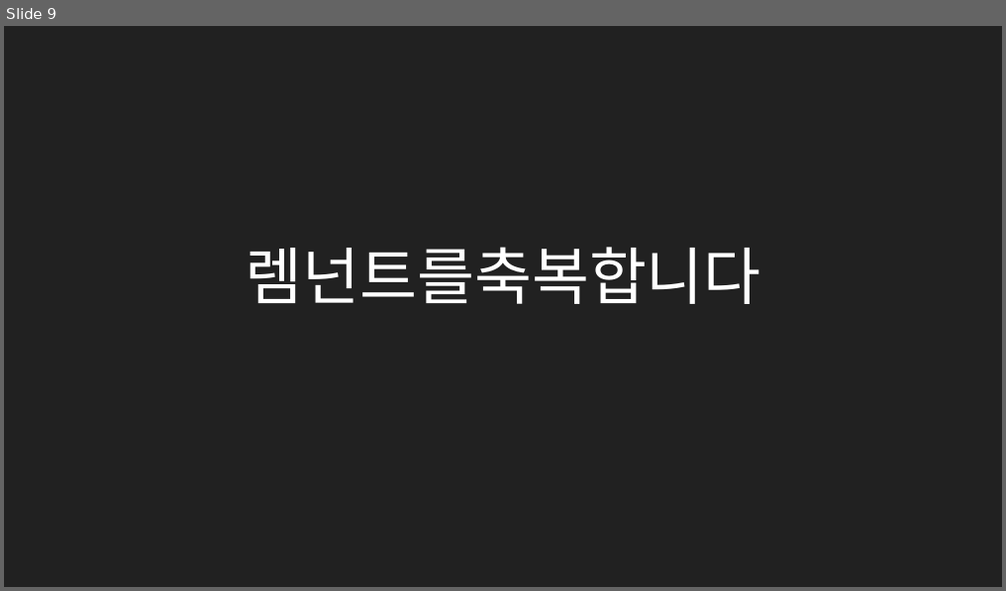
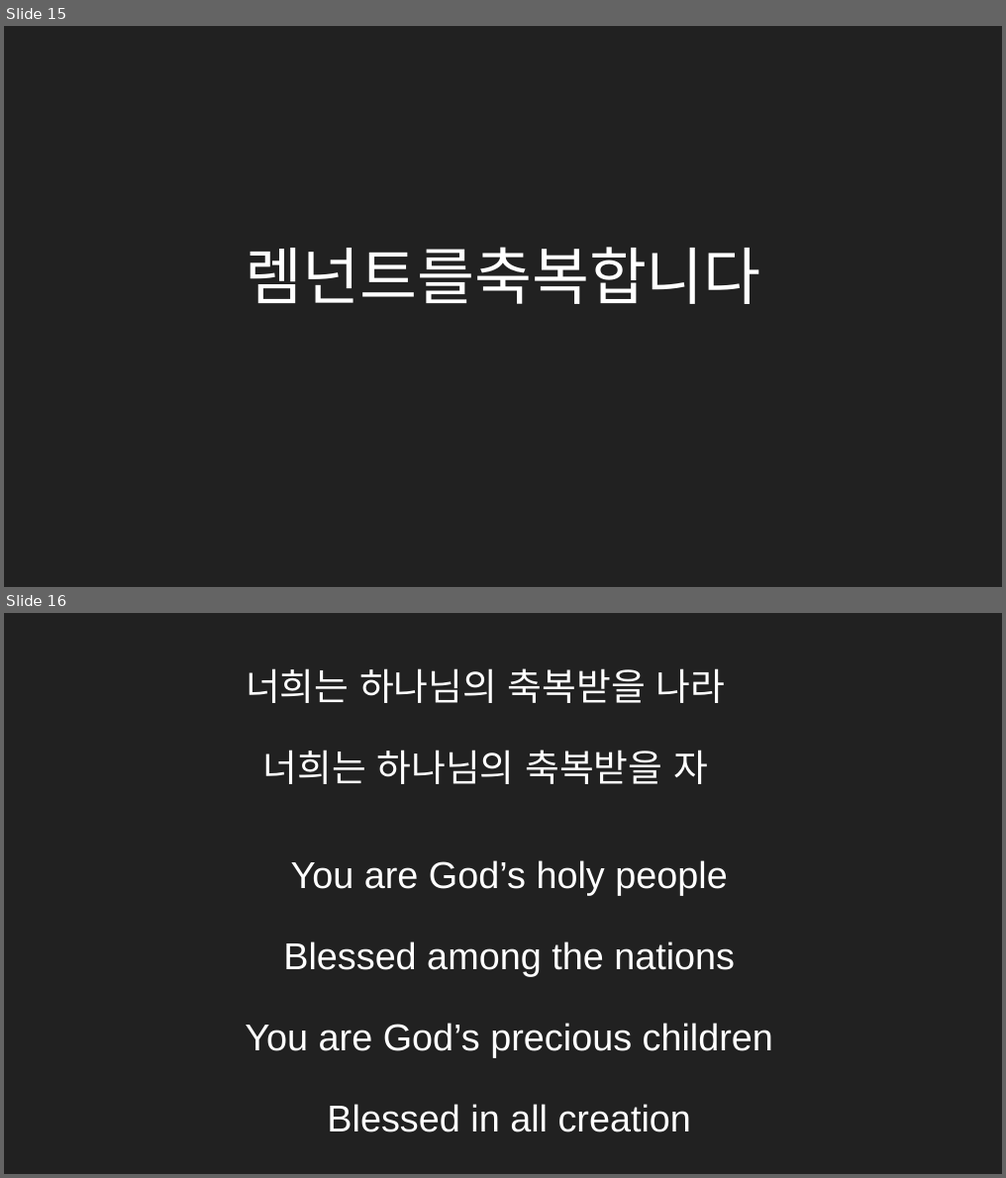
Before and after one commit to MiniMinja/ForSunday, a slide deck: postwor.pptx. Shown one above the other, each under a label of ours: slide 9 before the commit, slides 15 and 16 after it. The pictures are 1006x591 and 1006x1178 pixels, drawn with LibreOffice and Linux fonts; fonts in the diff are those of the drawing. Boxes give left, top, right and bottom in pixels: in the first picture for what was removed or moved away, otherwise in the second. Text is boxed around its words. In the diff, an @@ line names an element or a change of style, - is before the commit and + after.

```diff
--- a/postwor.pptx
+++ b/postwor.pptx
@@ slide 16 added at (4,613,1002,1174), background #212121 @@
@@ text added at (246,668,726,784), 27 pt, text #FFFFFF @@
+너희는 하나님의 축복받을 나라
+너희는 하나님의 축복받을 자
@@ text added at (245,861,773,1133), 27 pt, text #FFFFFF @@
+You are God’s holy people
+Blessed among the nations
+You are God’s precious children
+Blessed in all creation
@@ what was slide 9 is now slide 15 @@
```
Also in this commit, not shown: 1 slide changed, 22 other slides added, 11 slides removed.
